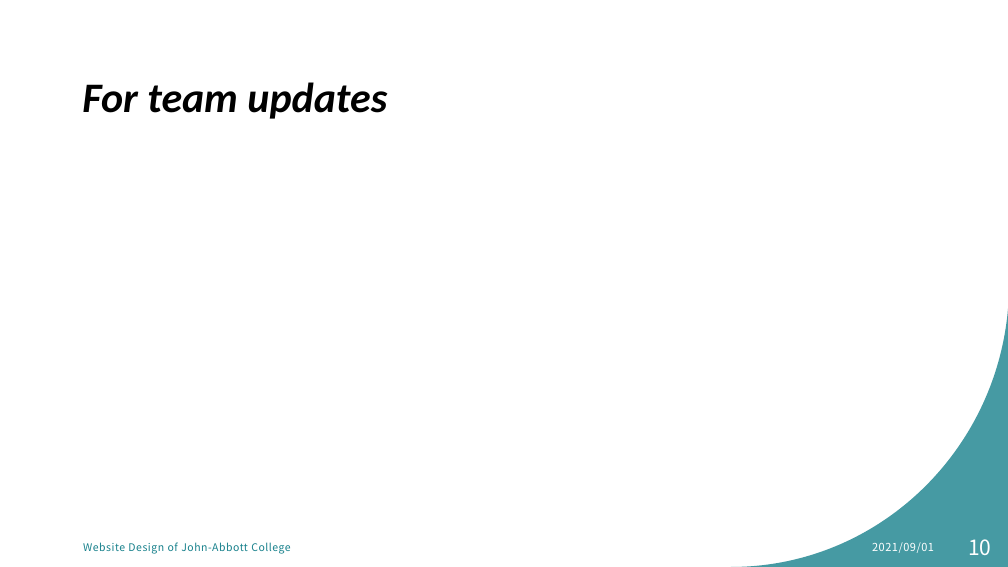
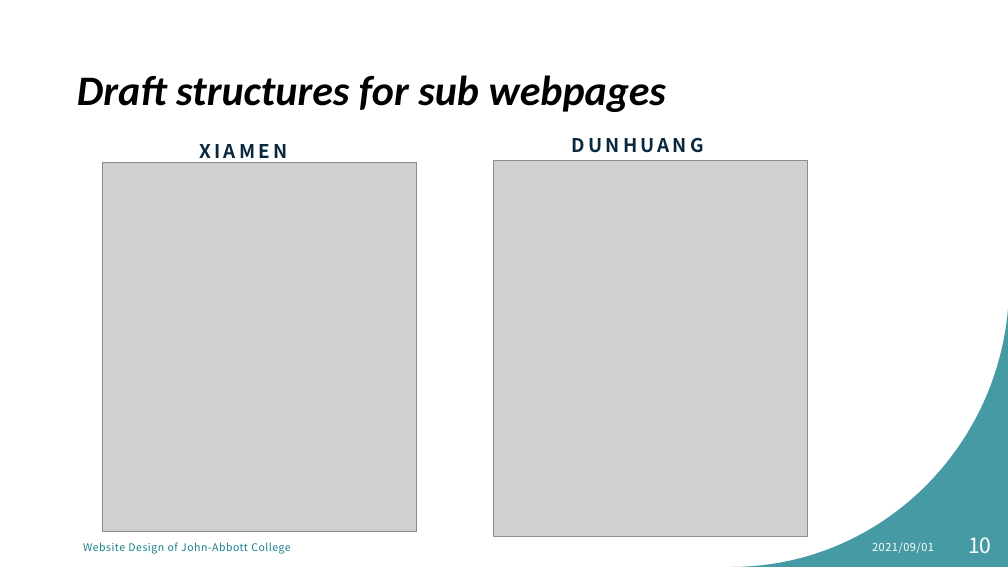
Before and after one commit to MikentGuo/Project_Tour, a slide deck: slide 10 of docs/Website Design for tourist attraction.pptx. Drawn at 1008x567 pixels with LibreOffice and Linux fonts; fonts in the diff are those of the drawing; grey boxes stand for pictures. Boxes give left, top, right and bottom in pixels: in the first picture for what was removed or moved away, otherwise in the second. Text is boxed around its words. In the diff, an @@ line names an element or a change of style, - is before the commit and + after.

```diff
--- a/docs/Website Design for tourist attraction.pptx
+++ b/docs/Website Design for tourist attraction.pptx
@@ title at <box>77,75,666,112</box>: text changed @@
-For team updates
+Draft structures for sub webpages
@@ text added at <box>200,144,288,164</box>, 18 pt, text #09283F, bold @@
+XIAMEN
@@ text added at <box>572,137,704,153</box>, 18 pt, text #09283F, bold @@
+DUNHUANG
@@ picture added at <box>102,163,416,532</box> @@
@@ picture added at <box>494,160,808,536</box> @@
@@ text "Website Design of John-Abbott College" at <box>83,542,290,554</box>: more space between paragraphs @@
@@ text "2021/09/01" at <box>872,542,934,553</box>: more space between paragraphs @@
@@ page number at <box>968,537,991,553</box>: line spacing 1 to 0.9; more space between paragraphs @@
```
Also in this commit, not shown: 1 other slide changed, 1 slide added.
